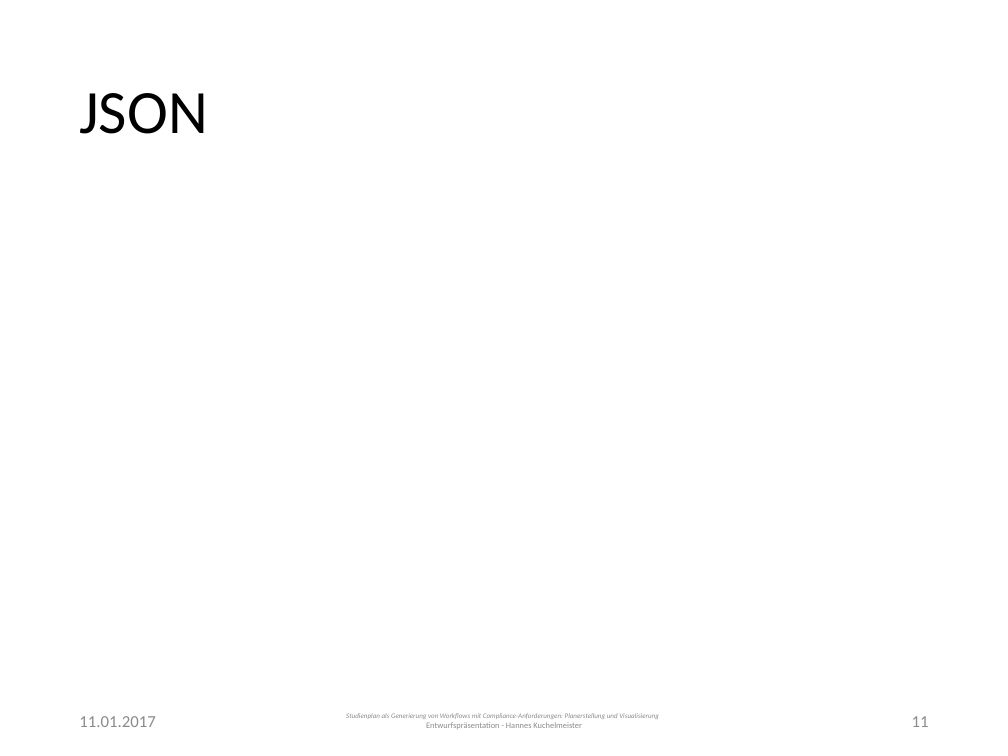
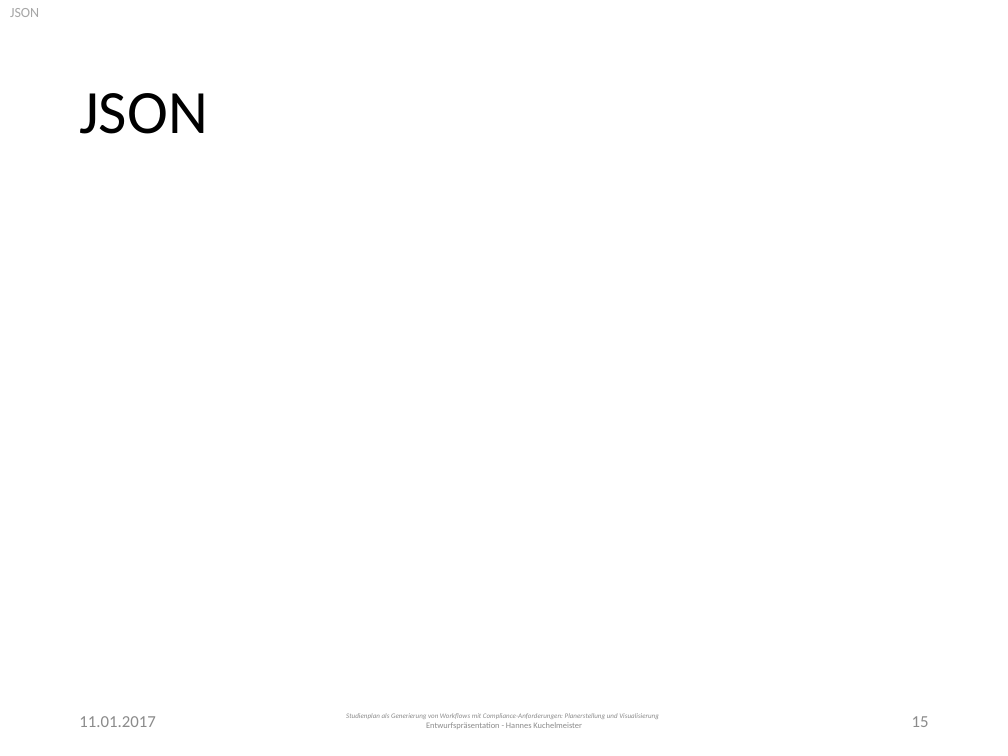
Before and after one commit to PSE-WS1617-IPD-Workflow/PSE_WS1617_IPD_Boehm_Studienplan, a slide deck: slide 15 of Entwurf/Presentation.pptx (slide 11 before the commit). Drawn at 1008x756 pixels with LibreOffice and Linux fonts; fonts in the diff are those of the drawing. Boxes give left, top, right and bottom in pixels: in the first picture for what was removed or moved away, otherwise in the second. Text is boxed around its words. In the diff, an @@ line names an element or a change of style, - is before the commit and + after.

```diff
--- a/Entwurf/Presentation.pptx
+++ b/Entwurf/Presentation.pptx
@@ text added at (10, 8, 39, 17), 10 pt, text #A6A6A6 @@
+JSON
@@ page number at (912, 716, 929, 727): text changed @@
-11
+15
```
Also in this commit, not shown: 10 other slides changed, 5 slides added.
